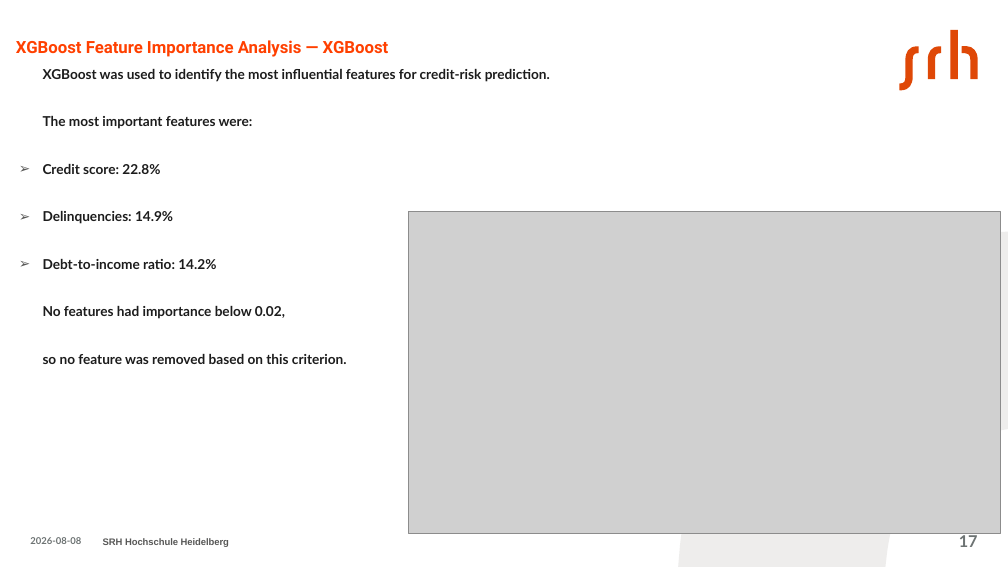
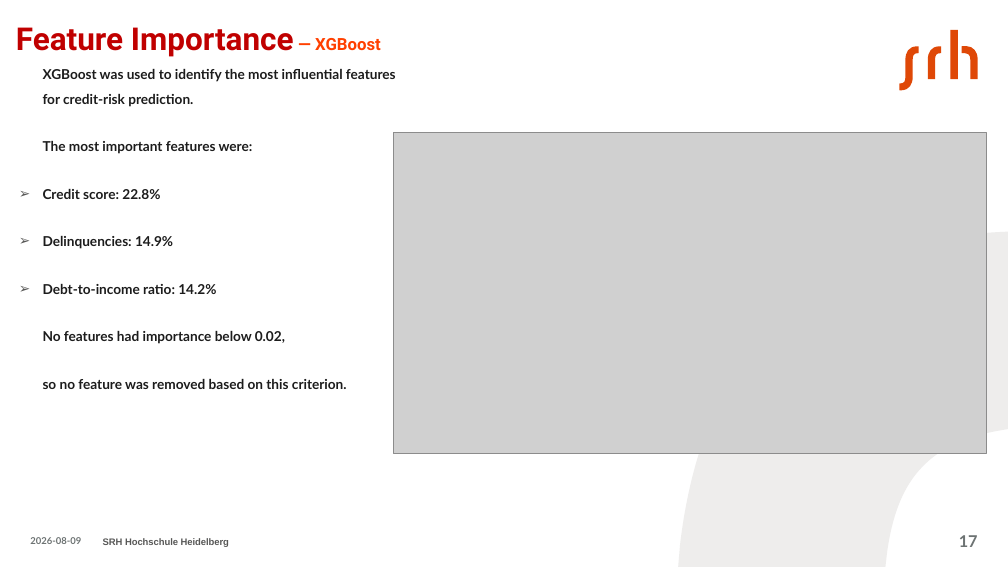
Before and after one commit to aminfeli/Thesis, a slide deck: slide 17 of presentation-.pptx. Drawn at 1008x567 pixels with LibreOffice and Linux fonts; fonts in the diff are those of the drawing; grey boxes stand for pictures. Boxes give left, top, right and bottom in pixels: in the first picture for what was removed or moved away, otherwise in the second. Text is boxed around its words. In the diff, an @@ line names an element or a change of style, - is before the commit and + after.

Commit message:
presentation-2

```diff
--- a/presentation-.pptx
+++ b/presentation-.pptx
@@ title at [16, 27, 381, 57]: text changed; size 16 to 30 pt; text colour #FF4000 to #C00000 @@
-XGBoost Feature Importance Analysis — XGBoost
+Feature Importance — XGBoost
@@ text "XGBoost was used to identify ..." rewrapped from [43, 69, 550, 364] to [43, 69, 396, 389] @@
@@ picture: place and size @@
-picture at [408, 212, 1001, 533]
+picture at [393, 132, 986, 454]
```
Also in this commit, not shown: 24 other slides changed, 16 slides added, 3 slides removed, 2 other files.
